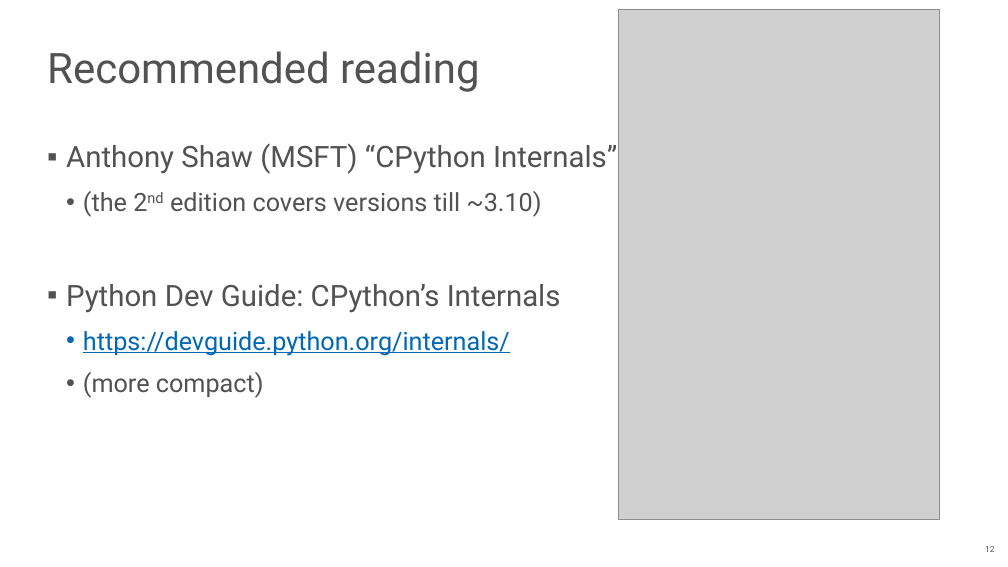
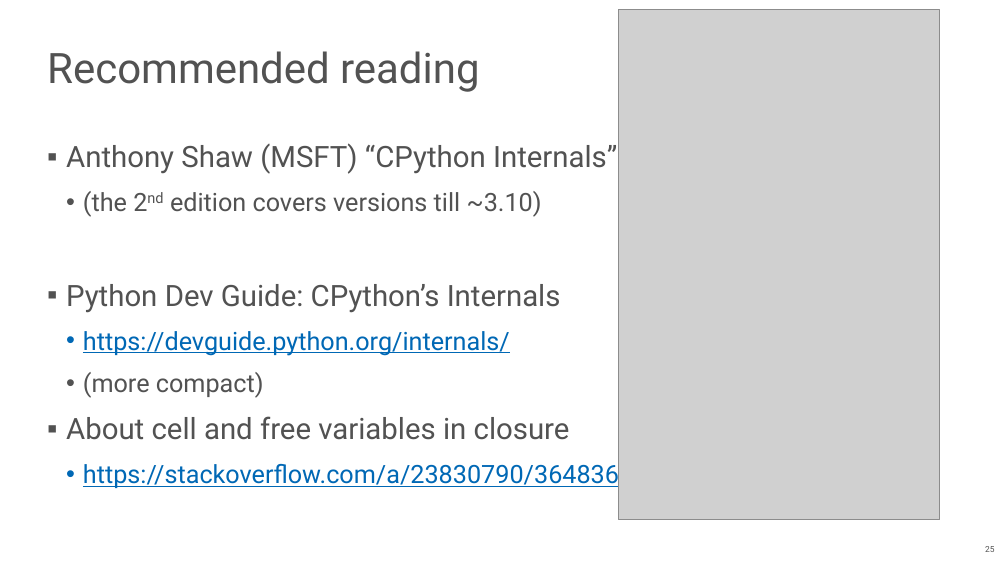
Before and after one commit to NN-complr-tech/Complr-course-lectures, a slide deck: slide 25 of 10-Python-internals-and-JIT-compilers.pptx (slide 12 before the commit). Drawn at 1008x567 pixels with LibreOffice and Linux fonts; fonts in the diff are those of the drawing; grey boxes stand for pictures. Boxes give left, top, right and bottom in pixels: in the first picture for what was removed or moved away, otherwise in the second. Text is boxed around its words. In the diff, an @@ line names an element or a change of style, - is before the commit and + after.

```diff
--- a/10-Python-internals-and-JIT-compilers.pptx
+++ b/10-Python-internals-and-JIT-compilers.pptx
@@ text at (66, 416, 633, 489): paragraphs added @@
+▪ About cell and free variables in closure
+  • https://stackoverflow.com/a/23830790/3648361
@@ page number at (985, 546, 994, 552): text changed @@
-12
+25
```
Also in this commit, not shown: 4 other slides changed, 8 slides added.
